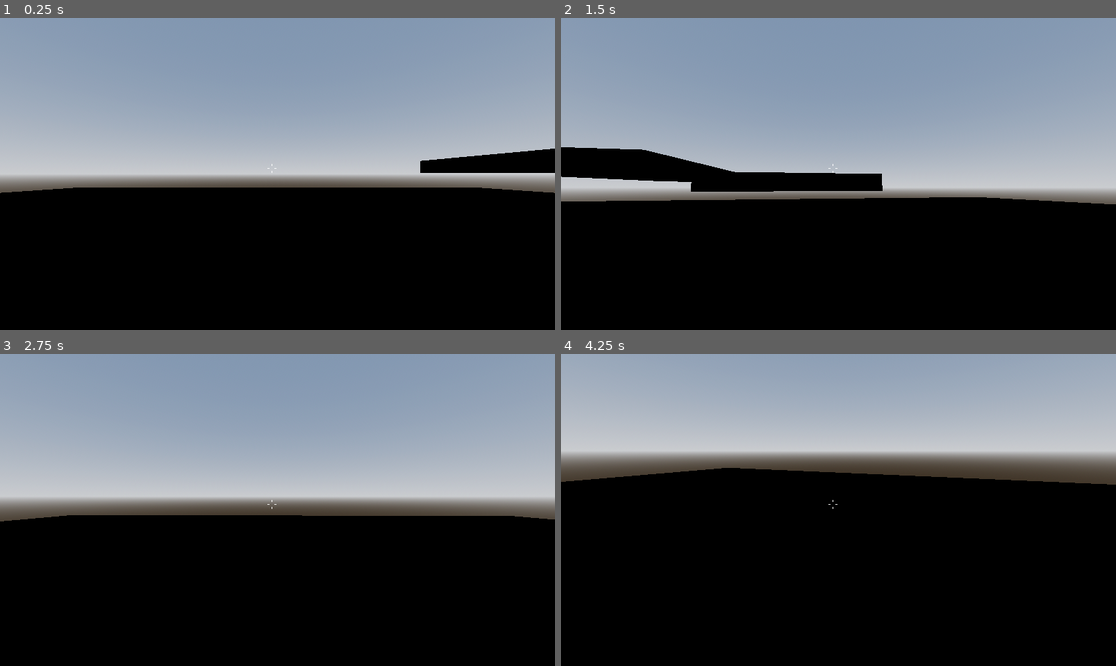
Above: before the commit, frames 1-4 (two rows, left to right).
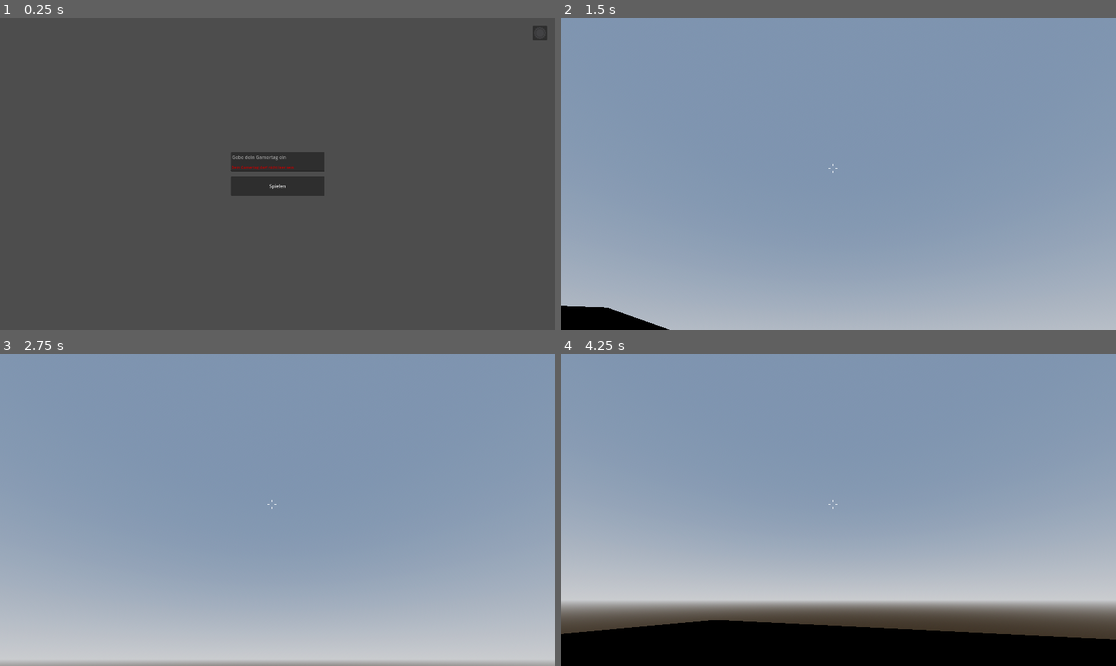
Above: after the commit, the same moments.

Repository: GermanGabelGames/fpsshooter
Game: Godot game, scene res://ui/menu.tscn
Same seed, same stepped clock (60 frames per second), same inputs: the game is played once before the commit and once after it. Before the commit the project starts from res://node.tscn.
Inputs (mouse positions are in pixels of both pictures, inside the frame that each line leads up to):
- Up to frame 1 (0.25 s): no input
- Up to frame 2 (1.5 s): click (838, 186) at 0.5 s, where only the run after the commit has a clickable "Spielen"; tap Enter at 1.25 s; move the mouse to (866, 174) at 1.27 s; hold W (move_forward) from 1.28 s (still down); hold Ctrl (crouch) from 1.28 s (still down)
- Up to frame 3 (2.75 s): keep holding W (move_forward); tap Space (jump) at 1.52, 2.27 s; move the mouse to (249, 510) at 2.02 s; release Ctrl (crouch) at 2.03 s; tap Ctrl (crouch) at 2.1 s
- Up to frame 4 (4.25 s): keep holding W (move_forward); move the mouse to (849, 503) at 2.77 s; hold Ctrl (crouch) 2.78-3.53 s; move the mouse to (832, 516) at 3.52 s; tap Ctrl (crouch) at 3.6 s; tap Space (jump) at 3.77 s

The runs differ from the first frame. In frame 1, 99% of the frame differs, in the area x 0-100%, y 0-100%; in frame 2, 66%; in frame 3, 77%; in frame 4, 83%.

Commit message:
2025-03-31-14:57
Added Settings

Diff:
--- a/player/scripts/player.gd
+++ b/player/scripts/player.gd
@@ -5,7 +5,7 @@
 @export var TOGGLE_CROUCH : bool = true
 @export var JUMP_VELOCITY : float = 3.0
 @export_range(5, 10, 0.1) var CROUCH_SPEED : float = 7.0
-@export var MOUSE_SENSITIVITY : float = 0.5
+@export var MOUSE_SENSITIVITY : float = 0.3
 @export var TILT_LOWER_LIMIT := deg_to_rad(-90.0)
 @export var TILT_UPPER_LIMIT := deg_to_rad(90.0)
 @export var CAMERA_CONTROLLER : Camera3D
--- a/player/scripts/reticle.gd
+++ b/player/scripts/reticle.gd
@@ -10,7 +10,7 @@
 
 # Called every frame. 'delta' is the elapsed time since the previous frame.
 func _process(_delta):
-	pass
+	queue_redraw()
 
 func _draw():
 	draw_circle(Vector2(0,0),DOT_RADIUS,DOT_COLOR)
@@ -18,3 +18,7 @@
 	draw_line(Vector2(-8,0),Vector2(-16,0),DOT_COLOR,2)
 	draw_line(Vector2(0,8),Vector2(0,16),DOT_COLOR,2)
 	draw_line(Vector2(0,-8),Vector2(0,-16),DOT_COLOR,2)
+
+
+func _on_color_picker_button_color_changed(color):
+	DOT_COLOR = color
--- a/project.godot
+++ b/project.godot
@@ -11,7 +11,7 @@
 [application]
 
 config/name="fpshooter"
-run/main_scene="uid://gcn0ldas1mqu"
+run/main_scene="uid://b1o7r8dxdkr8l"
 config/features=PackedStringArray("4.4", "Forward Plus")
 config/icon="res://icon.svg"
 
--- /dev/null
+++ b/ui/code/button.gd
@@ -0,0 +1,4 @@
+extends Button
+
+func _on_pressed():
+	get_tree().change_scene_to_file("res://node.tscn")
--- /dev/null
+++ b/ui/code/gamer_tag.gd
@@ -0,0 +1,27 @@
+extends Control
+
+@onready var text_edit = $"."
+@onready var error_label = $tomutch
+@onready var toless = $toless
+
+const MAX_CHARACTERS = 20
+const FEHLER_CHARACTERS = 19
+const TOLESS_CHARACTERS = 0
+
+func _ready():
+	error_label.visible = false
+	toless.visible = false
+
+func _process(delta):
+	if text_edit.text.length() > MAX_CHARACTERS:
+		text_edit.text = text_edit.text.substr(0, MAX_CHARACTERS)
+
+	if text_edit.text.length() > FEHLER_CHARACTERS:
+		error_label.visible = true
+	else:
+		error_label.visible = false
+
+	if text_edit.text.length() <= TOLESS_CHARACTERS:
+		toless.visible = true
+	else:
+		toless.visible = false
--- /dev/null
+++ b/ui/code/settings.gd
@@ -0,0 +1,4 @@
+extends Button
+
+func _on_pressed():
+	get_tree().change_scene_to_file("res://ui/settings.tscn")
--- /dev/null
+++ b/ui/font.tres
@@ -0,0 +1,5 @@
+[gd_resource type="LabelSettings" format=3 uid="uid://cdke14yekaicf"]
+
+[resource]
+font_size = 13
+font_color = Color(0.745098, 0, 0, 1)
--- /dev/null
+++ b/ui/menu.tscn
@@ -0,0 +1,100 @@
+[gd_scene load_steps=6 format=3 uid="uid://b1o7r8dxdkr8l"]
+
+[ext_resource type="Script" uid="uid://ctmrsclmvv5x0" path="res://ui/code/button.gd" id="1_bwjgb"]
+[ext_resource type="Script" uid="uid://bavcbjmfixn3y" path="res://ui/code/gamer_tag.gd" id="2_udkah"]
+[ext_resource type="LabelSettings" uid="uid://cdke14yekaicf" path="res://ui/font.tres" id="3_4c782"]
+[ext_resource type="Texture2D" uid="uid://6vcv7f3852qj" path="res://textures/ui/settings.png" id="4_2ot4n"]
+[ext_resource type="Script" uid="uid://bkhrqa6vxraet" path="res://ui/code/settings.gd" id="5_fcydj"]
+
+[node name="Menu" type="Control"]
+layout_mode = 3
+anchors_preset = 15
+anchor_right = 1.0
+anchor_bottom = 1.0
+grow_horizontal = 2
+grow_vertical = 2
+
+[node name="Play" type="Button" parent="."]
+layout_mode = 1
+anchors_preset = 8
+anchor_left = 0.5
+anchor_top = 0.5
+anchor_right = 0.5
+anchor_bottom = 0.5
+offset_left = -161.5
+offset_top = 8.0
+offset_right = 161.5
+offset_bottom = 76.0
+grow_horizontal = 2
+grow_vertical = 2
+text = "Spielen"
+script = ExtResource("1_bwjgb")
+
+[node name="GamerTag" type="TextEdit" parent="."]
+layout_mode = 1
+anchors_preset = 8
+anchor_left = 0.5
+anchor_top = 0.5
+anchor_right = 0.5
+anchor_bottom = 0.5
+offset_left = -161.5
+offset_top = -76.0
+offset_right = 161.5
+offset_bottom = -8.0
+grow_horizontal = 2
+grow_vertical = 2
+placeholder_text = "Gebe dein Gamertag ein"
+structured_text_bidi_override = 6
+script = ExtResource("2_udkah")
+
+[node name="tomutch" type="Label" parent="GamerTag"]
+layout_mode = 1
+anchors_preset = 8
+anchor_left = 0.5
+anchor_top = 0.5
+anchor_right = 0.5
+anchor_bottom = 0.5
+offset_left = -160.0
+offset_top = 7.5
+offset_right = 166.0
+offset_bottom = 30.5
+grow_horizontal = 2
+grow_vertical = 2
+text = "Dein Gamertag darf nur 20 Zeichen Haben"
+label_settings = ExtResource("3_4c782")
+vertical_alignment = 1
+
+[node name="toless" type="Label" parent="GamerTag"]
+layout_mode = 1
+anchors_preset = 8
+anchor_left = 0.5
+anchor_top = 0.5
+anchor_right = 0.5
+anchor_bottom = 0.5
+offset_left = -160.0
+offset_top = 7.5
+offset_right = 166.0
+offset_bottom = 30.5
+grow_horizontal = 2
+grow_vertical = 2
+text = "Dein Gamertag darf nicht leer sein"
+label_settings = ExtResource("3_4c782")
+vertical_alignment = 1
+
+[node name="settings" type="Button" parent="."]
+layout_mode = 1
+anchors_preset = 1
+anchor_left = 1.0
+anchor_right = 1.0
+offset_left = -77.0
+offset_top = 27.0
+offset_right = -27.0
+offset_bottom = 77.0
+grow_horizontal = 0
+icon = ExtResource("4_2ot4n")
+icon_alignment = 1
+expand_icon = true
+script = ExtResource("5_fcydj")
+
+[connection signal="pressed" from="Play" to="Play" method="_on_pressed"]
+[connection signal="pressed" from="settings" to="settings" method="_on_pressed"]
--- /dev/null
+++ b/ui/settings.tscn
@@ -0,0 +1,43 @@
+[gd_scene load_steps=2 format=3 uid="uid://c0h40pmg4jxgy"]
+
+[ext_resource type="Script" uid="uid://dwdojiy4t0g8e" path="res://player/scripts/reticle.gd" id="1_7kwmf"]
+
+[node name="Settings" type="Control"]
+layout_mode = 3
+anchors_preset = 15
+anchor_right = 1.0
+anchor_bottom = 1.0
+grow_horizontal = 2
+grow_vertical = 2
+
+[node name="Reticle" type="CenterContainer" parent="."]
+layout_mode = 1
+anchors_preset = 8
+anchor_left = 0.5
+anchor_top = 0.5
+anchor_right = 0.5
+anchor_bottom = 0.5
+offset_left = -20.0
+offset_top = -20.0
+offset_right = 20.0
+offset_bottom = 20.0
+grow_horizontal = 2
+grow_vertical = 2
+script = ExtResource("1_7kwmf")
+
+[node name="ColorPickerButton" type="ColorPickerButton" parent="."]
+layout_mode = 1
+anchors_preset = 8
+anchor_left = 0.5
+anchor_top = 0.5
+anchor_right = 0.5
+anchor_bottom = 0.5
+offset_left = -100.0
+offset_top = 75.0
+offset_right = 100.0
+offset_bottom = 275.0
+grow_horizontal = 2
+grow_vertical = 2
+color = Color(1, 1, 1, 1)
+
+[connection signal="color_changed" from="ColorPickerButton" to="Reticle" method="_on_color_picker_button_color_changed"]
Binary file added: textures/ui/settings.png
Not shown, added: textures/ui/settings.png.import
Not shown, added: ui/code/button.gd.uid
Not shown, added: ui/code/gamer_tag.gd.uid
Not shown, added: ui/code/settings.gd.uid
Not shown, added: ui/menu.tscn1799390575.tmp
